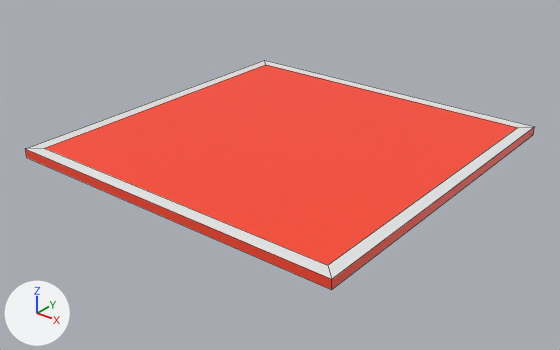
An edit to the FBX model Assets/Models/houseBase.fbx, drawn before and after from the same camera.
Camera for both pictures: a 50 mm lens placed at (2.44, -3.12, 1.69), pointed at (0.01, -0.09, -0.19). Lighting does not change. The marker at lower left points along +X, +Y and +Z. Mesh edges are drawn as thin lines. Where no turn or scale is listed for an object, it has been applied to the vertices.

Names of what the first picture shows: 'HouseBase'.
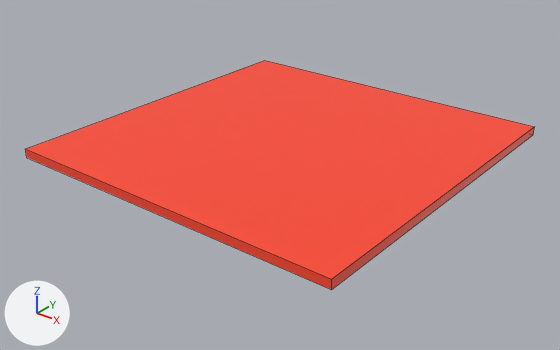
Changed parts and their boxes (x1, y1, x2, y2) in the pictures (560 x 350 px):
part 1 of me_cube_041, cut back: (27, 60, 534, 279) in both

The change, as a list of edits to the scene's bpy script:
```text
Change me_cube_041:
    where me_cube_041.from_pydata(...)  # 12 vertices, 10 faces; spans x -1.0..1.0, y -1.0..1.0, z -0.05..0.0
    used by ob_housebase; location = (0.0, 0.0, 0.0)
    verts and faces of me_cube_041; kept vertices keep their numbers, new ones are numbered from 12
    before: 1 (-0.93, -0.93, 0.0) at pixel (44, 148), 3 (-0.93, 0.93, 0.0) at pixel (265, 64), 5 (0.93, -0.93, 0.0) at pixel (327, 265), 7 (0.93, 0.93, 0.0) at pixel (517, 127), 8 (-1.0, -1.0, 0.0) at pixel (25, 148)
    before: 9 (-1.0, 1.0, 0.0) at pixel (264, 60), 10 (1.0, 1.0, 0.0) at pixel (534, 126), 11 (1.0, -1.0, 0.0) at pixel (331, 279)
    me_cube_041 part 1
    add delete_vertices([1, 3, 5, 7])  # with the faces that use them
    add faces += [(8, 11, 10, 9)]
    remove me_cube_041.materials.append(mat_material_001)  # white #e7e7e7
```
